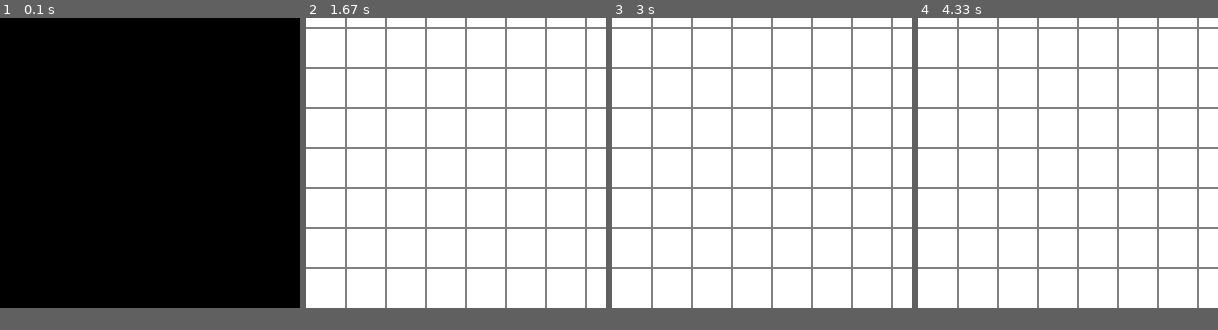
Above: before the commit, frames 1-4 (left to right).
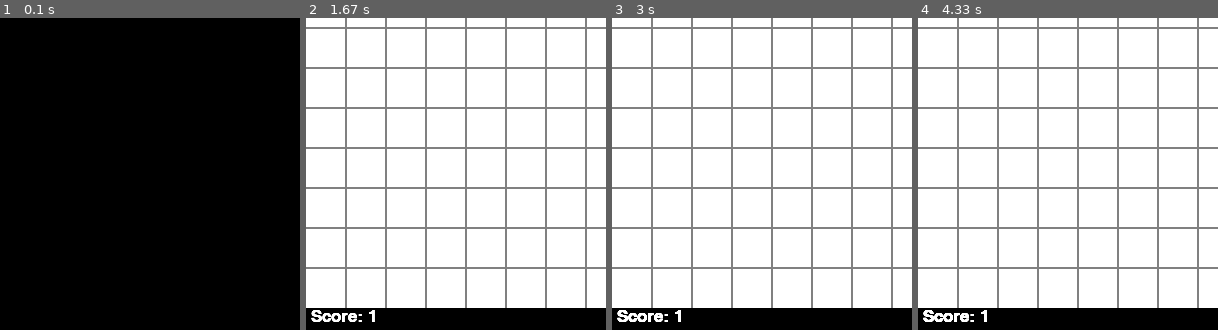
Above: after the commit, the same moments.

Repository: BordovskyiPavlo/Sneak-Pygame
Game: pygame game, started from Sneak.py
Two runs of this game, one before a commit and one after it. Both use one fixed random seed, a clock stepped at 60 frames per second and the inputs below.
Inputs:
- Up to frame 1 (0.1 s): no input
- Up to frame 2 (1.67 s): tap Enter at 0.33 s; hold W from 1.17 s (still down)
- Up to frame 3 (3 s): release W at 1.8 s; hold D 1.83-2.63 s; hold A from 2.67 s (still down)
- Up to frame 4 (4.33 s): release A at 3.55 s; hold S from 3.58 s (still down)
The pictures show only the part of the screen within x 0-50%, y 50-100%; the shares and areas given below are measured in that part.
In our replay, the window is 600x600 before the commit and 600x625 after it. These sizes can differ from the game's own. Grey fills any space a smaller window leaves; there, only what the larger window draws over its background counts as a difference.

The runs differ from the first frame. In frame 1, only the window size differs. In frame 2, 0.4% of the frame differs, in the area x 1-23%, y 93-98%; in frame 3, 0.4%; in frame 4, 0.4%.

Commit message:
Add files via upload

Diff:
--- a/Sneak.py
+++ b/Sneak.py
@@ -5,7 +5,7 @@
 time = 3
 
 #screen
-gamescreen = pygame.display.set_mode((col*size,row*size))
+gamescreen = pygame.display.set_mode((col*size,row*size+25))
 background = pygame.Surface((col*size,row*size))
 background.fill((255,255,255))
 
@@ -13,17 +13,24 @@
 clock = pygame.time.Clock()
 online = True
 gameover = False
+White = (255,255,255)
 Black = (0,0,0)
-
+onlineupdate = True
 #direction
 LEFT,RIGHT,UP,DOWN = 1,2,3,4
 direction = RIGHT
 update = direction
 
+score=1
 body = [(col//2, row//2)]
 step = (1,0)
 length = 1
-score = length
+
+#Score
+font = pygame.font.SysFont(None, 25)
+text = font.render("Score: " + str(length), True, White)
+gamescreen.blit(text, (5, 600))
+
 for i in range (1, col):
     pygame.draw.line(background,(128,128,128),(i*size-1,0),(i*size-1,row*size),2)
 for i in range (1, row):
@@ -40,11 +47,6 @@
 def spawn_food(body):
     global food
     food = random_position(body)
-
-def score(score):
-    font = pygame.font.SysFont(None, 25)
-    text = font.render("Score: " + str(score), True, Black)
-    gamescreen.blit(text, (15, 15))
 def game_over(body):
     for i in range(1,length):
         if body[0] == body[i]:
@@ -62,7 +64,6 @@
         pygame.display.flip()
 while online:
     clock.tick(time)
-    score(length)
     for event in pygame.event.get():
         if event.type == pygame.QUIT:
             online = False
@@ -96,9 +97,17 @@
     body.insert(0, body[0][:])
     body[0] = (body[0][0] + step[0]), (body[0][1] + step[1])
     pygame.display.update()
+    font = pygame.font.SysFont(None, 25)
     if body[0] == food:
+        text = font.render("Score: " + str(length), True, Black)
+        gamescreen.blit(text, (5, 600))
         spawn_food(body)
         length += 1
         time += 0.5
-        pygame.display.update()
+    if score != length:
+        score +=1
+        text = font.render("Score: " + str(length), True, White)
+        gamescreen.blit(text, (5, 600))
+    gamescreen.blit(text, (5, 600))
+    pygame.display.update()
     control_length(body)
